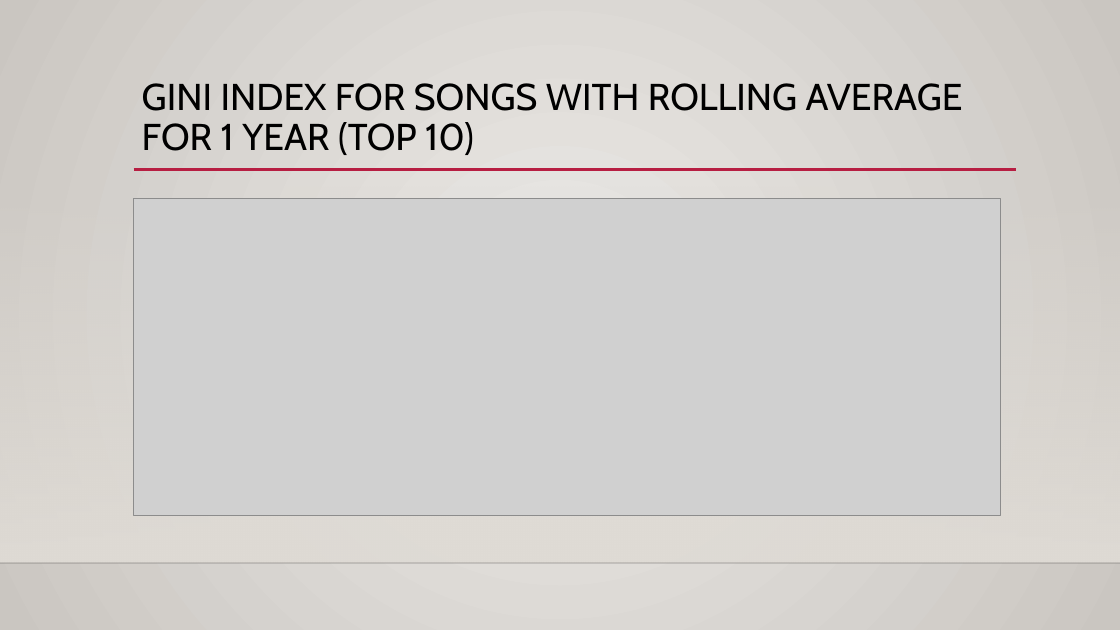
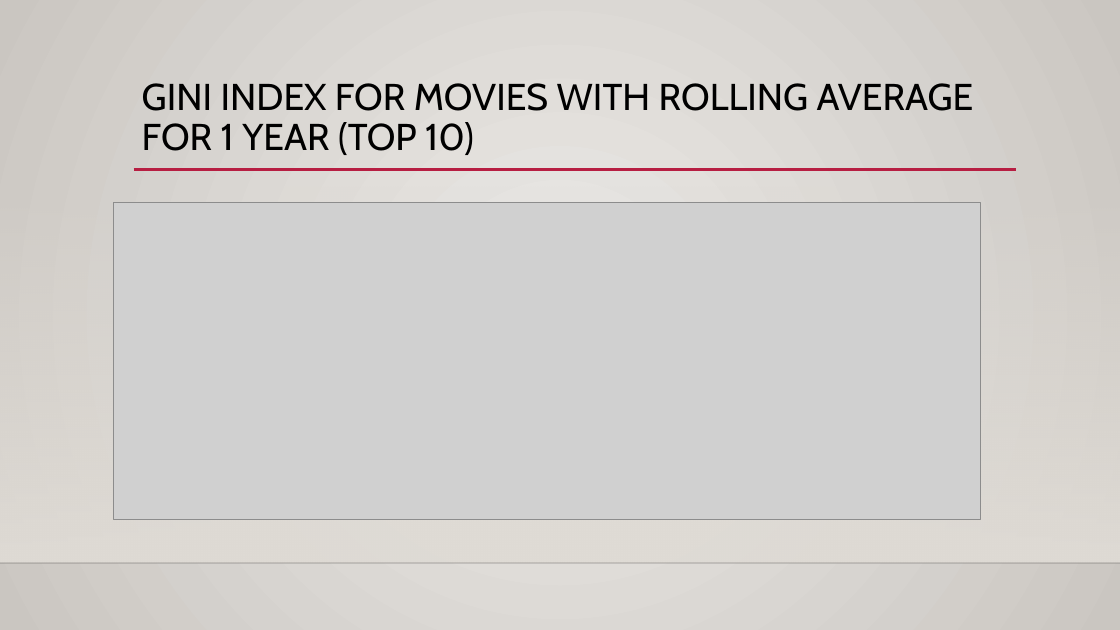
Before and after one commit to VijayanB/ISI-Directed-Research, a slide deck: slide 25 of week10/Presentation1.pptx. Drawn at 1120x630 pixels with LibreOffice and Linux fonts; fonts in the diff are those of the drawing; grey boxes stand for pictures; background and template pictures are left out. Boxes give left, top, right and bottom in pixels: in the first picture for what was removed or moved away, otherwise in the second. Text is boxed around its words. In the diff, an @@ line names an element or a change of style, - is before the commit and + after.

Commit message:
ppt

```diff
--- a/week10/Presentation1.pptx
+++ b/week10/Presentation1.pptx
@@ title at (x1=142, y1=83, x2=974, y2=155): text changed @@
-GINI INDEX FOR SONGS WITH ROLLING AVERAGE FOR 1 YEAR (TOP 10)
+GINI INDEX FOR MOVIES WITH ROLLING AVERAGE FOR 1 YEAR (TOP 10)
@@ picture moved from (x1=134, y1=198, x2=1001, y2=515) to (x1=113, y1=202, x2=981, y2=519) @@
```
Also in this commit, not shown: 6 other files.
